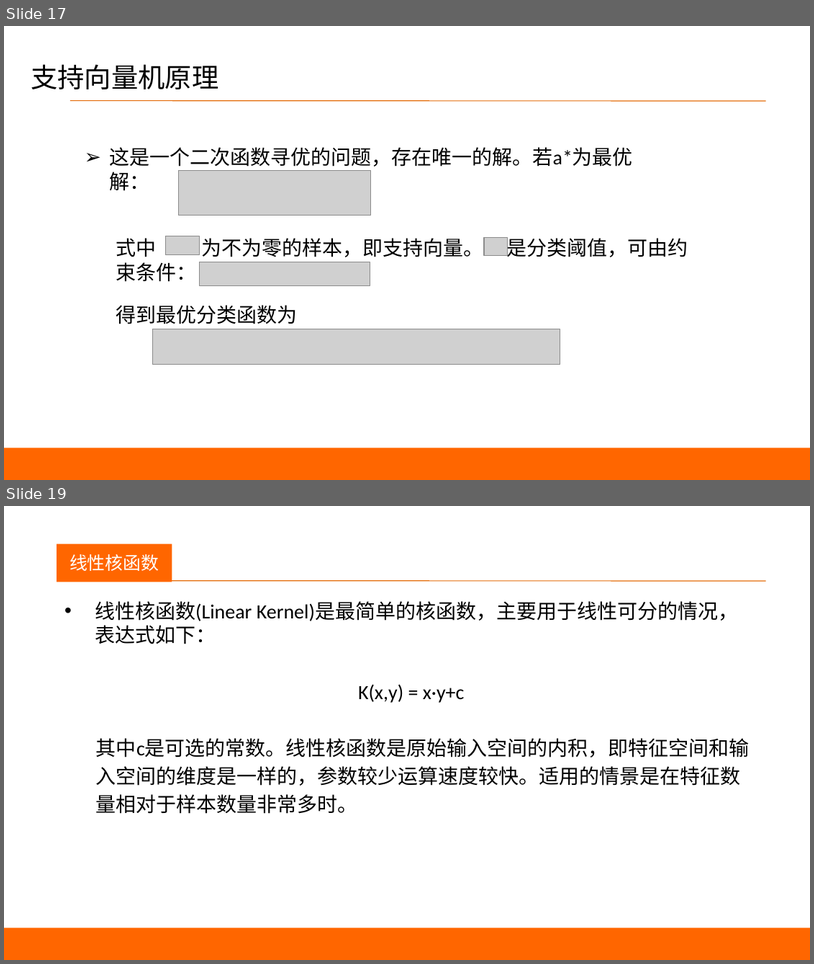
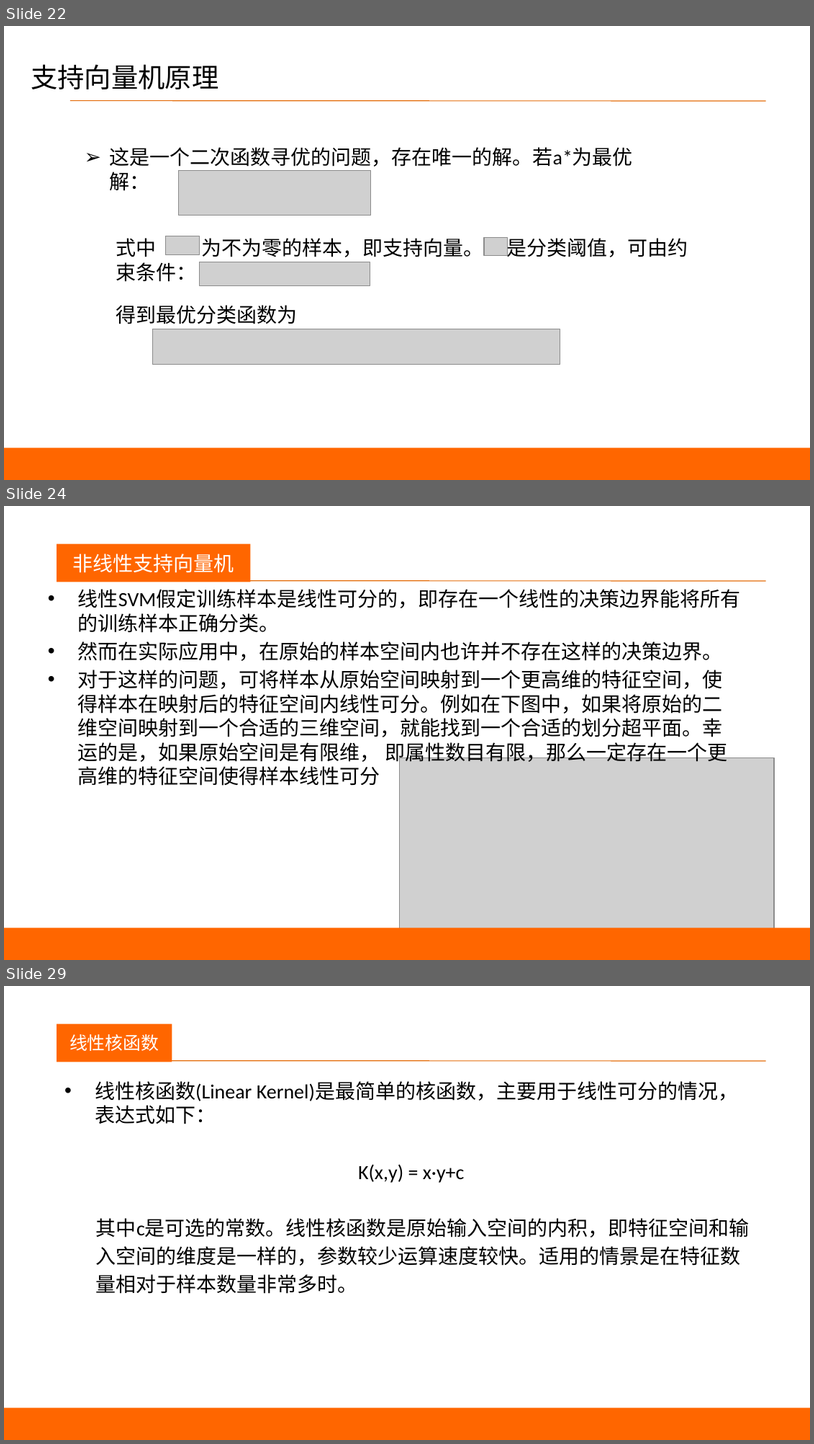
Before and after one commit to happyfaye/AIforJmuNet, a slide deck: 教学资料/机器学习/机器学习-SVM.pptx. Shown one above the other, each under a label of ours: slides 17 and 19 before the commit, slides 22, 24 and 29 after it; the slides between them are not shown. The pictures are 814x964 and 814x1444 pixels, drawn with LibreOffice and Linux fonts; fonts in the diff are those of the drawing; grey boxes stand for pictures. Boxes give left, top, right and bottom in pixels: in the first picture for what was removed or moved away, otherwise in the second. Text is boxed around its words. In the diff, an @@ line names an element or a change of style, - is before the commit and + after.

```diff
--- a/教学资料/机器学习/机器学习-SVM.pptx
+++ b/教学资料/机器学习/机器学习-SVM.pptx
@@ slide 24 added at bbox=[4, 506, 810, 960], background #FFFFFF @@
@@ rectangle added at bbox=[57, 544, 250, 582], fill #FF6600, 18 pt, text #FFFFFF @@
+非线性支持向量机
@@ text added at bbox=[65, 554, 119, 573], 24 pt, text #FFFFFF @@
+议程
@@ line added from (70, 581) to (766, 581), #E46C0A 0.75 pt @@
@@ text added at bbox=[78, 589, 741, 785], 18 pt, text #000000 @@
+• 线性SVM假定训练样本是线性可分的，即存在一个线性的决策边界能将所有的训练样本正确分类。
+• 然而在实际应用中，在原始的样本空间内也许并不存在这样的决策边界。
+• 对于这样的问题，可将样本从原始空间映射到一个更高维的特征空间，使得样本在映射后的特征空间内线性可分。例如在下图中，如果将原始的二维空间映射到一个合适的三维空间，就能找到一个合适的划分超平面。幸运的是，如果原始空间是有限维， 即属性数目有限，那么一定存在一个更高维的特征空间使得样本线性可分
@@ picture added at bbox=[399, 757, 774, 937] @@
@@ rectangle added at bbox=[4, 928, 810, 960], fill #FF6600 @@
@@ what was slide 17 is now slide 22 @@
@@ what was slide 19 is now slide 29 @@
```
Also in this commit, not shown: 4 slides changed, 9 other slides added, 12 slides removed, 39 other files.
